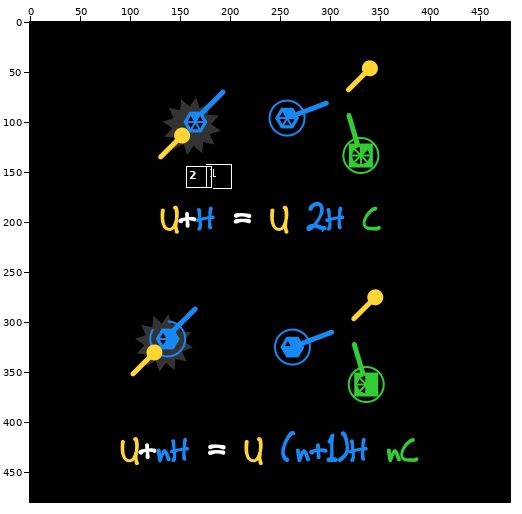
Two states of a sprite sheet, assets/images/help/08.png. The picture above shows the old version from afar; the outline marks the close-up.
Close-up. As it was:
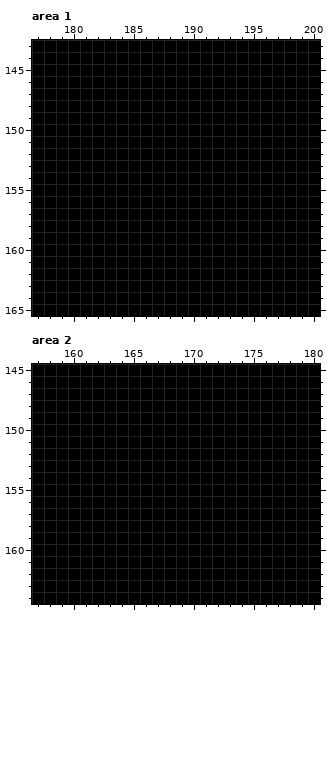
The file is 480x480 pixels. Colours within 5 levels of each other are drawn and written as one. Shown: area 1: x 177..200, y 143..165; area 2: x 157..180, y 145..164. The commit also changed other parts of the picture, which this record leaves out.
The result:
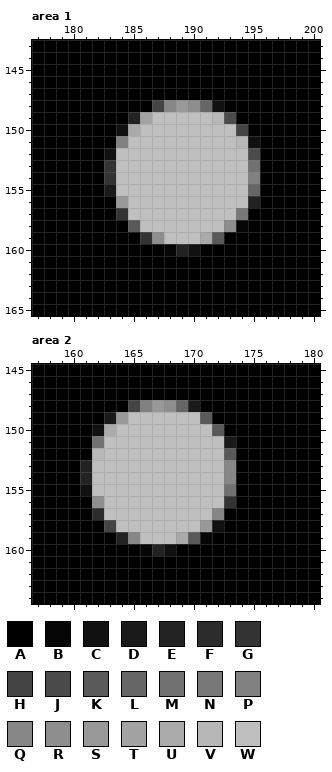
Palette (. is transparent): A #000000  B #060606  C #111111  D #1a1a1a  E #222222  F #2c2c2c  G #333333  H #444444  J #4b4b4b  K #595959  L #666666  M #717171  N #787878  P #818181  Q #878787  R #8e8e8e  S #999999  T #a3a3a3  U #aaaaaa  V #b7b7b7  W #bfbfbf
Change:
Changed rows in their new state; - is an unchanged pixel.
Area 1:
first column x 183:
148 ----HQSRLC---
149 --ETWWWWWVJ--
150 -CUWWWWWWWWH-
151 -PWWWWWWWWWVC
152 CWWWWWWWWWWWJ
153 GWWWWWWWWWWWM
154 GWWWWWWWWWWWP
155 DWWWWWWWWWWWL
156 -SWWWWWWWWWWE
157 -GWWWWWWWWWN-
158 --KWWWWWWWRB-
159 ---GRWWWUK---
160 -----BEC-----
Area 2:
first column x 161:
148 ----HPSRLD---
149 --DSWWWWWWK--
150 -CUWWWWWWWWK-
151 -MWWWWWWWWWWD
152 -VWWWWWWWWWWK
153 EWWWWWWWWWWWQ
154 EWWWWWWWWWWWQ
155 CWWWWWWWWWWWM
156 -RWWWWWWWWWWG
157 -FWWWWWWWWWQ-
158 --HWWWWWWWSC-
159 ---EQWWWUKB--
160 -----BEC-----
